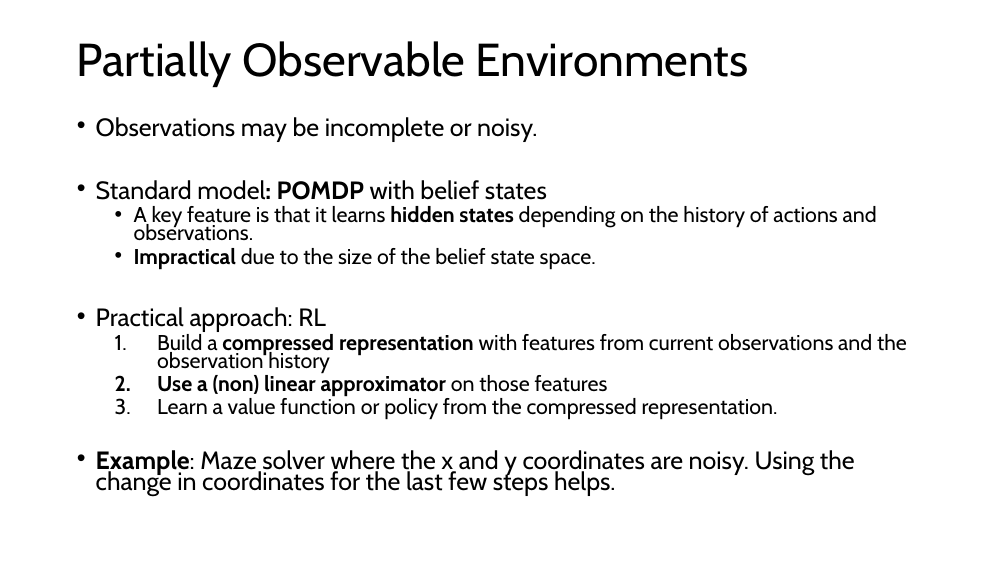
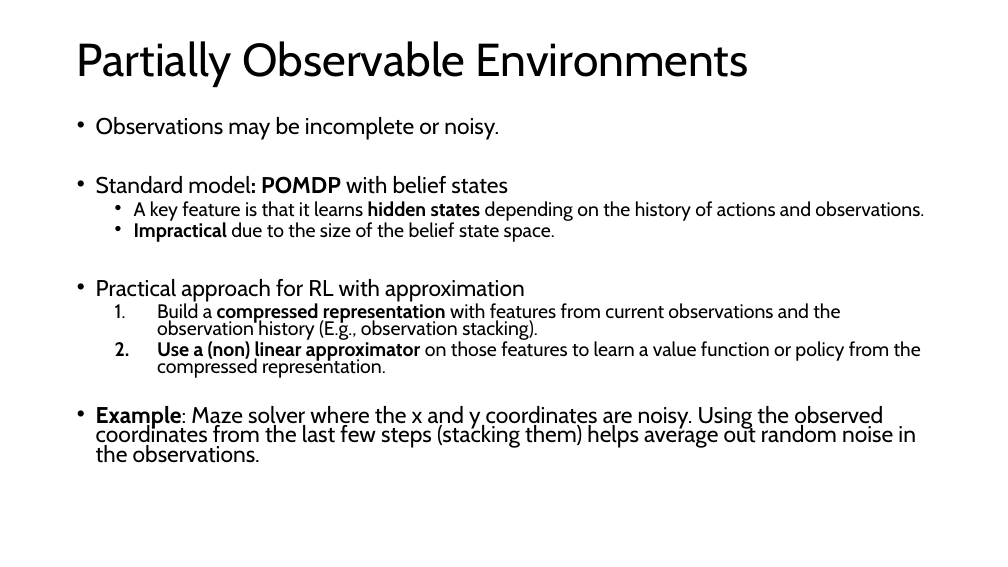
Before and after one commit to mhahsler/Introduction_to_Reinforcement_Learning, a slide deck: slide 29 of slides/Lecture_Chapter09.pptx (slide 28 before the commit). Drawn at 1008x567 pixels with LibreOffice and Linux fonts; fonts in the diff are those of the drawing. Boxes give left, top, right and bottom in pixels: in the first picture for what was removed or moved away, otherwise in the second. Text is boxed around its words. In the diff, an @@ line names an element or a change of style, - is before the commit and + after.

```diff
--- a/slides/Lecture_Chapter09.pptx
+++ b/slides/Lecture_Chapter09.pptx
@@ text at [96, 117, 924, 242]: size 23.8 to 21.7 pt in "Observations may be incomplete or noisy.", "Standard model: POMDP with belief states"; size 20.4 to 18.6 pt in "A key feature is that it learns ...", "Impractical due to the size of the ..." @@
@@ text at [96, 279, 921, 463]: text changed; size 20.4 to 18.6 pt @@
-• Practical approach: RL
-  1. Build a compressed representation with features from current observations and the observation history
-  2. Use a (non) linear approximator on those features
-  3. Learn a value function or policy from the compressed representation.
-• Example: Maze solver where the x and y coordinates are noisy. Using the change in coordinates for the last few steps helps.
+• Practical approach for RL with approximation
+  1. Build a compressed representation with features from current observations and the observation history (E.g., observation stacking).
+  2. Use a (non) linear approximator on those features to learn a value function or policy from the compressed representation.
+• Example: Maze solver where the x and y coordinates are noisy. Using the observed coordinates from the last few steps (stacking them) helps average out random noise in the observations.
```
Also in this commit, not shown: 5 other slides changed, 1 slide added, 5 other files.
